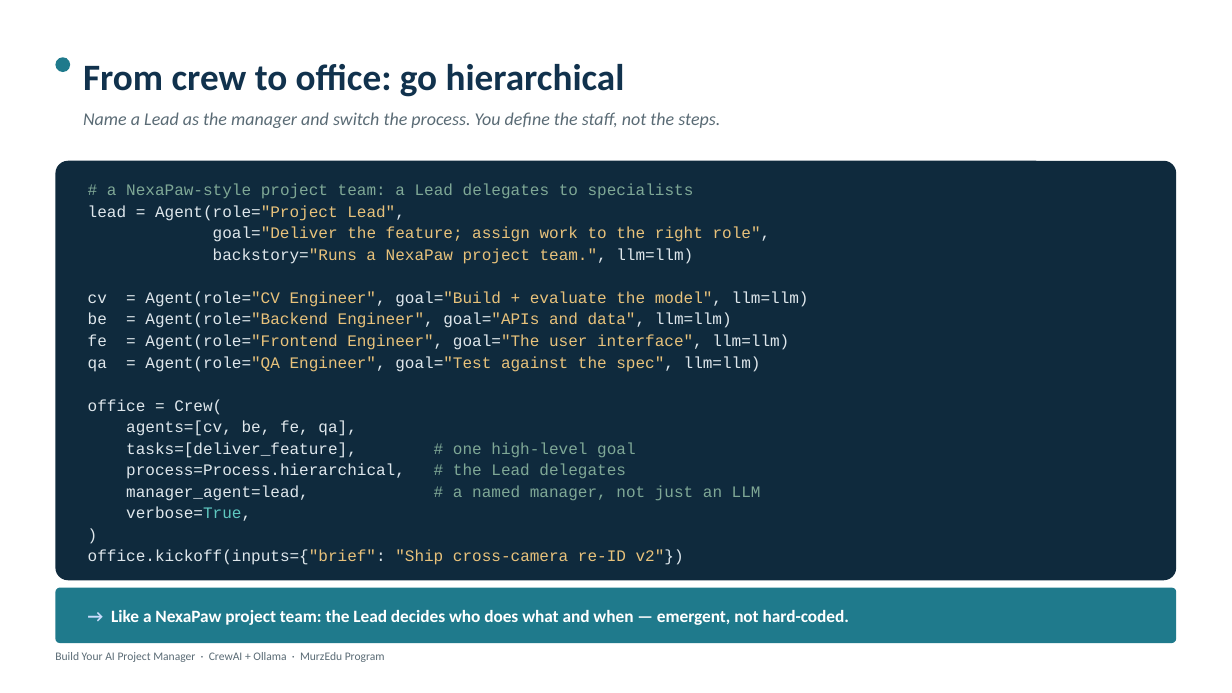
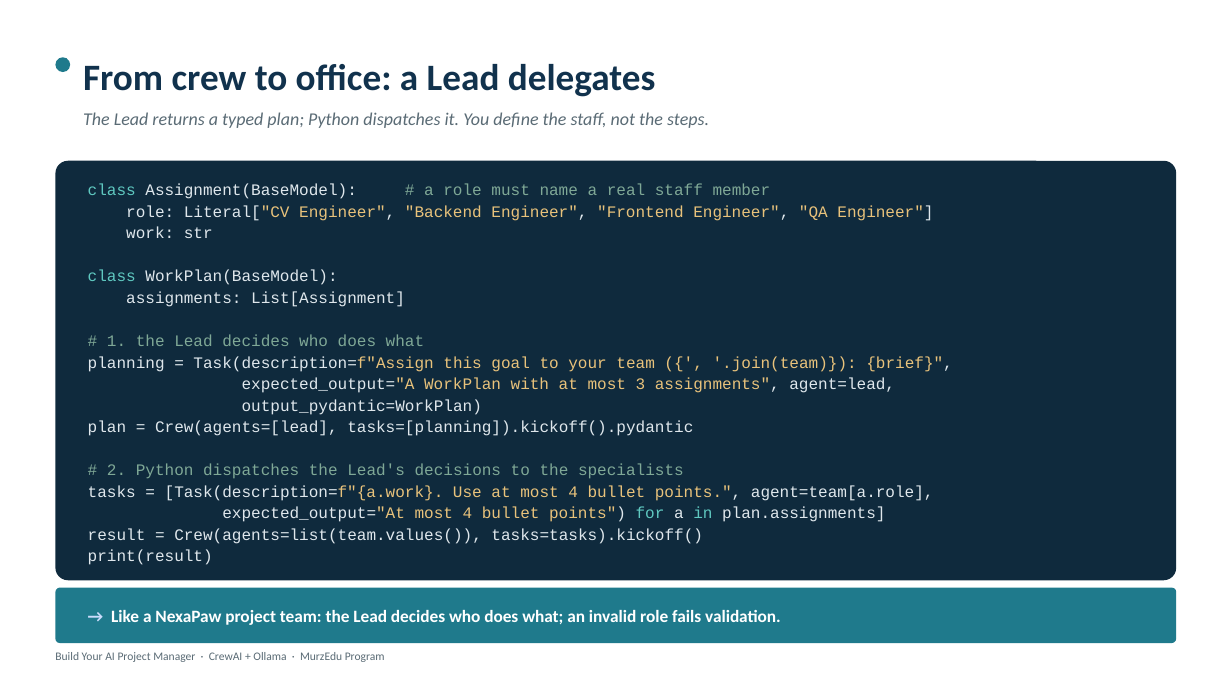
Before and after one commit to adepuu/ai-pm-workshop, a slide deck: slide 20 of MurzEdu_AI_Workshop_Package/01_Slide_Deck/AI_Project_Manager_Workshop_EN.pptx. Drawn at 1232x693 pixels with LibreOffice and Linux fonts; fonts in the diff are those of the drawing. Boxes give left, top, right and bottom in pixels: in the first picture for what was removed or moved away, otherwise in the second. Text is boxed around its words. In the diff, an @@ line names an element or a change of style, - is before the commit and + after.

```diff
--- a/MurzEdu_AI_Workshop_Package/01_Slide_Deck/AI_Project_Manager_Workshop_EN.pptx
+++ b/MurzEdu_AI_Workshop_Package/01_Slide_Deck/AI_Project_Manager_Workshop_EN.pptx
@@ text at <box>83,64,656,97</box>: text changed @@
-From crew to office: go hierarchical
+From crew to office: a Lead delegates
@@ text at <box>83,112,709,128</box>: text changed @@
-Name a Lead as the manager and switch the process. You define the staff, not the steps.
+The Lead returns a typed plan; Python dispatches it. You define the staff, not the steps.
@@ text at <box>88,183,952,565</box>: text changed @@
-# a NexaPaw-style project team: a Lead delegates to specialists
-lead = Agent(role="Project Lead",
-goal="Deliver the feature; assign work to the right role",
-backstory="Runs a NexaPaw project team.", llm=llm)
-cv = Agent(role="CV Engineer", goal="Build + evaluate the model", llm=llm)
-be = Agent(role="Backend Engineer", goal="APIs and data", llm=llm)
-fe = Agent(role="Frontend Engineer", goal="The user interface", llm=llm)
-qa = Agent(role="QA Engineer", goal="Test against the spec", llm=llm)
-office = Crew(
-agents=[cv, be, fe, qa],
-tasks=[deliver_feature], # one high-level goal
-process=Process.hierarchical, # the Lead delegates
-manager_agent=lead, # a named manager, not just an LLM
-verbose=True,
-)
-office.kickoff(inputs={"brief": "Ship cross-camera re-ID v2"})
+class Assignment(BaseModel): # a role must name a real staff member
+role: Literal["CV Engineer", "Backend Engineer", "Frontend Engineer", "QA Engineer"]
+work: str
+class WorkPlan(BaseModel):
+assignments: List[Assignment]
+# 1. the Lead decides who does what
+planning = Task(description=f"Assign this goal to your team ({', '.join(team)}): {brief}",
+expected_output="A WorkPlan with at most 3 assignments", agent=lead,
+output_pydantic=WorkPlan)
+plan = Crew(agents=[lead], tasks=[planning]).kickoff().pydantic
+# 2. Python dispatches the Lead's decisions to the specialists
+tasks = [Task(description=f"{a.work}. Use at most 4 bullet points.", agent=team[a.role],
+expected_output="At most 4 bullet points") for a in plan.assignments]
+result = Crew(agents=list(team.values()), tasks=tasks).kickoff()
+print(result)
@@ text at <box>111,610,781,625</box>: text changed @@
-→ Like a NexaPaw project team: the Lead decides who does what and when — emergent, not hard-coded.
+→ Like a NexaPaw project team: the Lead decides who does what; an invalid role fails validation.
```
Also in this commit, not shown: 9 other slides changed, 28 other files.
